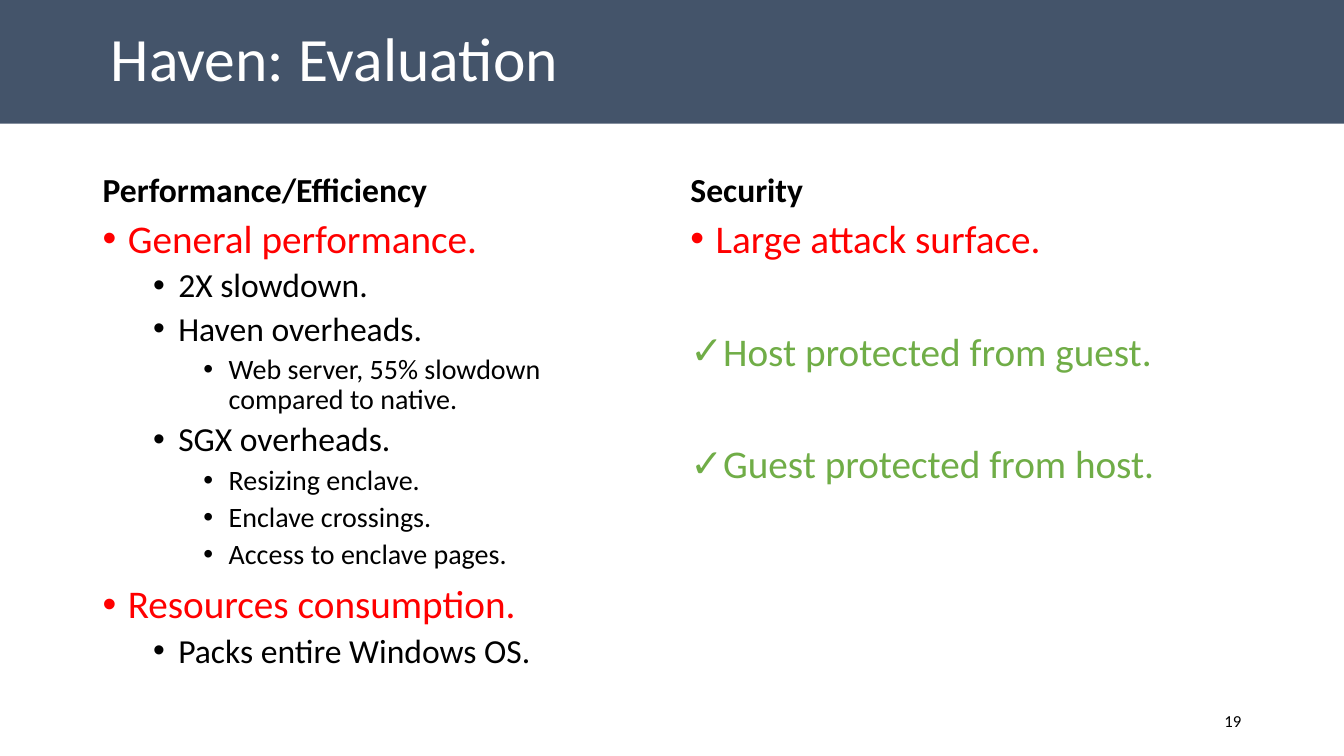
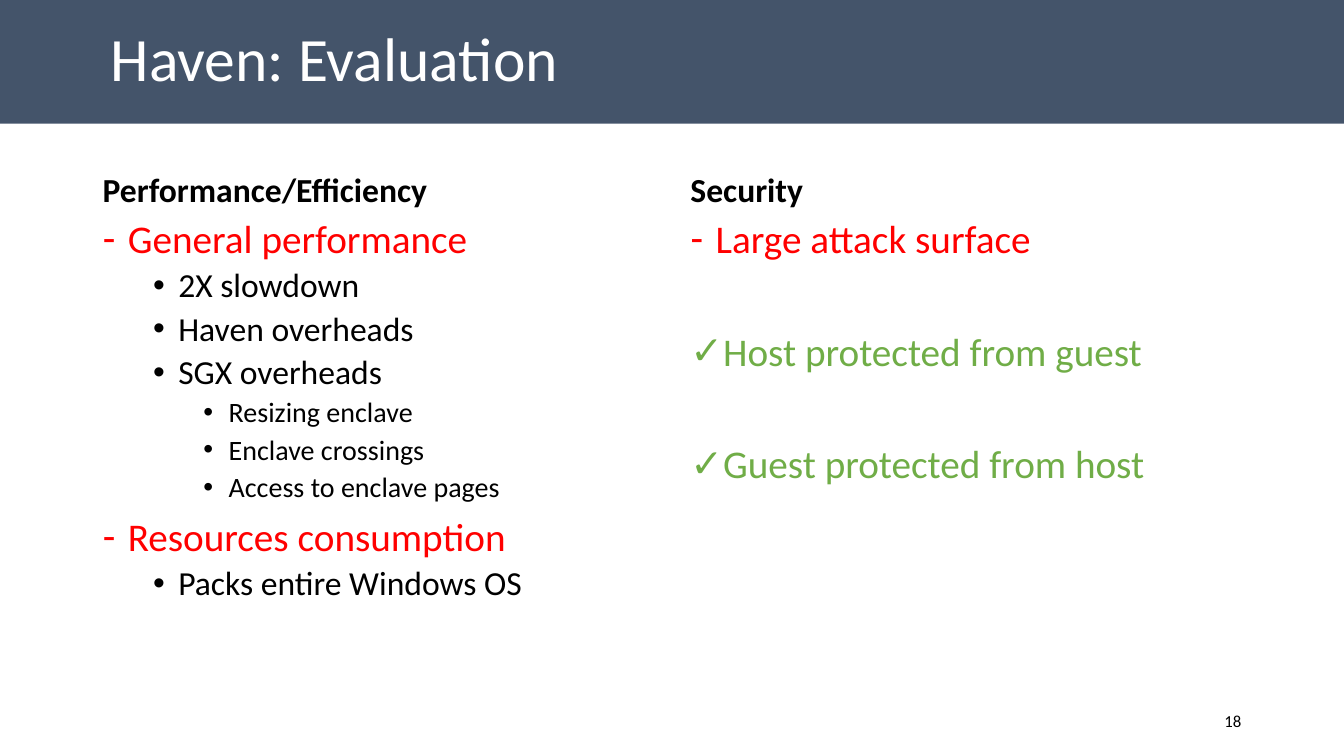
Before and after one commit to aghosn/CandidacyPresentation, a slide deck: slide 18 of CE_presentation.pptx (slide 19 before the commit). Drawn at 1344x756 pixels with LibreOffice and Linux fonts; fonts in the diff are those of the drawing. Boxes give left, top, right and bottom in pixels: in the first picture for what was removed or moved away, otherwise in the second. Text is boxed around its words. In the diff, an @@ line names an element or a change of style, - is before the commit and + after.

Commit message:
The presentation

```diff
--- a/CE_presentation.pptx
+++ b/CE_presentation.pptx
@@ text at (128,225,522,596): text changed; size 20 to 24 pt @@
-• General performance.
-  • 2X slowdown.
-  • Haven overheads.
-    • Web server, 55% slowdown compared to native.
-  • SGX overheads.
-    • Resizing enclave.
-    • Enclave crossings.
-    • Access to enclave pages.
-• Resources consumption.
-  • Packs entire Windows OS.
+– General performance
+  • 2X slowdown
+  • Haven overheads
+  • SGX overheads
+    • Resizing enclave
+    • Enclave crossings
+    • Access to enclave pages
+– Resources consumption
+  • Packs entire Windows OS
@@ text at (716,225,1144,485): text changed @@
-• Large attack surface.
-✓ Host protected from guest.
-✓ Guest protected from host.
+– Large attack surface
+✓ Host protected from guest
+✓ Guest protected from host
@@ page number at (1224,715,1241,727): text changed @@
-19
+18
```
Also in this commit, not shown: 5 other slides changed, 2 other files.
